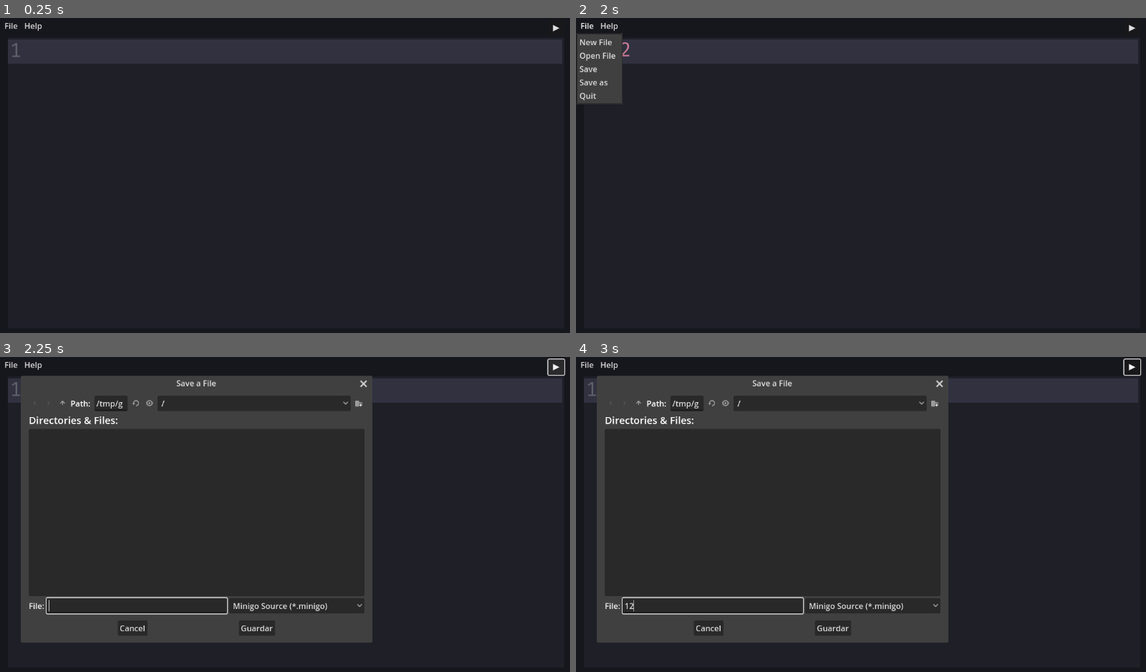
Above: before the commit, frames 1-4 (two rows, left to right).
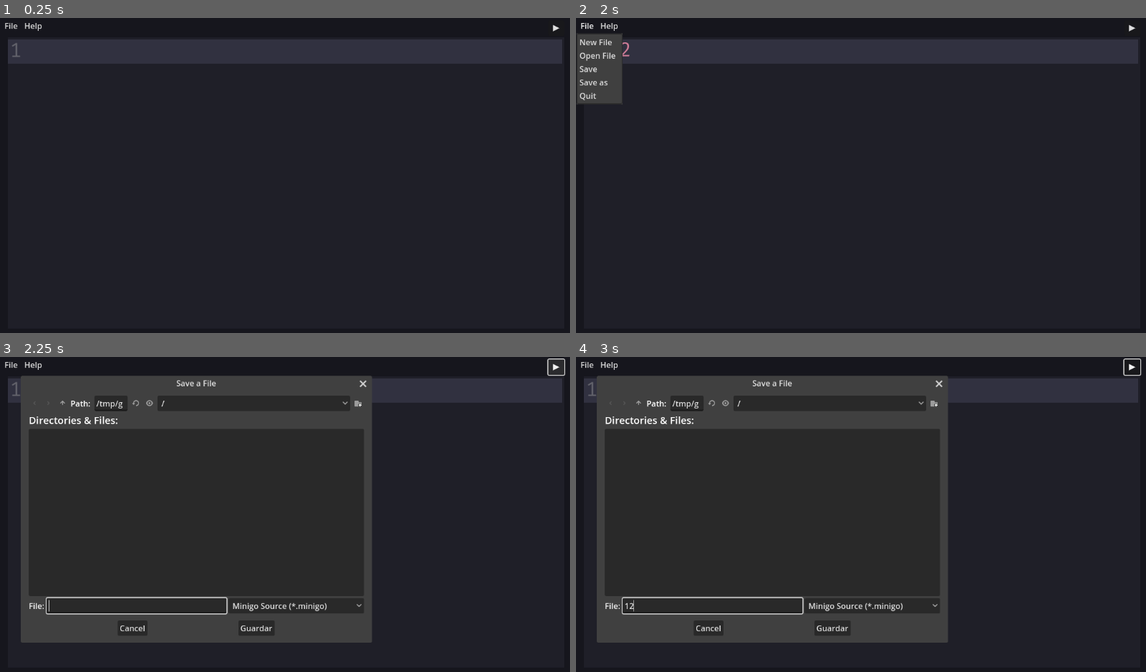
Above: after the commit, the same moments.

Repository: mortalcr/Tronchaeditor
Game: Godot game, scene res://mainsc.tscn
Two runs of this game, one before a commit and one after it. Both use one fixed random seed, a clock stepped at 60 frames per second and the inputs below.
Inputs (mouse positions are in pixels of both pictures, inside the frame that each line leads up to):
- Up to frame 1 (0.25 s): no input
- Up to frame 2 (2 s): click (861, 181) at 0.52 s; type "12" at 0.6 s; click "File" at 1.25 s
- Up to frame 3 (2.25 s): click "▶" at 2 s
- Up to frame 4 (3 s): click (712, 605) at 2.77 s; type "12" at 2.85 s

Frames 1-2 are identical in both runs. In frame 3, 0.3% of the frame differs, in the area x 39-65%, y 7-88%; in frame 4, 0.3%.

Commit message:
chore: code optimization

Diff:
--- a/CodeEdit.gd
+++ b/CodeEdit.gd
@@ -136,7 +136,7 @@
 		keywords = ["func", "return", "if", "else", "package", "var", "const", "switch", "continue", "break", "for", "type",  …(246 unchanged characters)…
 
 		for words in keywords:
-			if words.begins_with(words[0]) and word.is_subsequence_of(words):  # Check only the first character for efficiency
+			if word.begins_with(words[0]) and words.is_subsequence_of(words):
 				if words in completions:
 					add_code_completion_option(CodeEdit.KIND_PLAIN_TEXT, words, completions[words])
 		update_code_completion_options(false)
